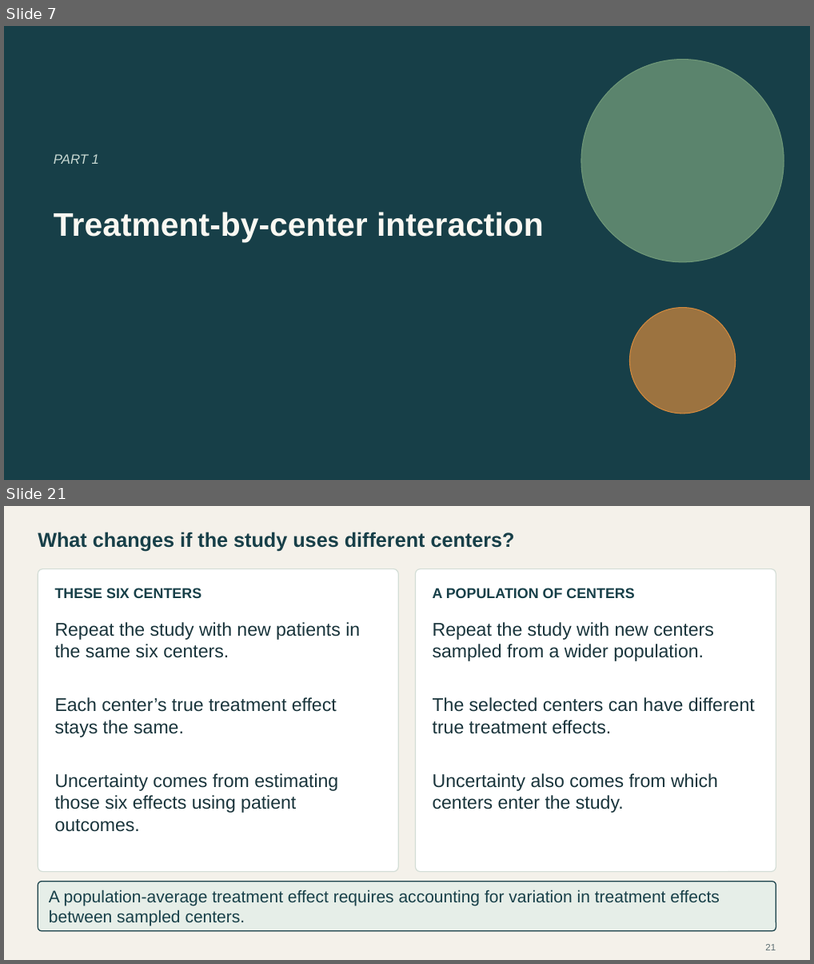
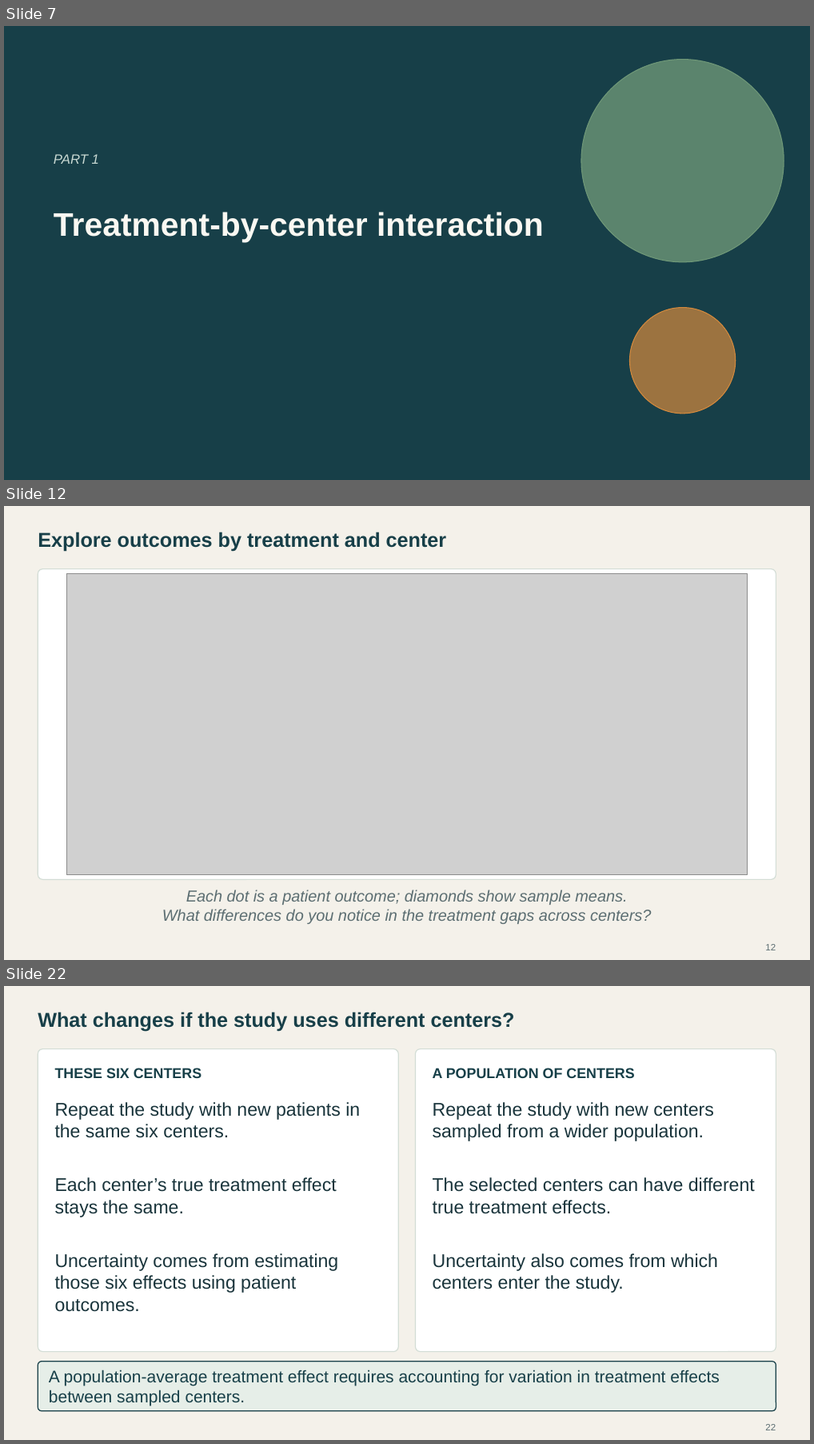
Before and after one commit to Postmus/BeyondMLR, a slide deck: lectures_2627/week2/Beyond_MLR_Week_2.pptx. Shown one above the other, each under a label of ours: slides 7 and 21 before the commit, slides 7, 12 and 22 after it; the slides between them are not shown. The pictures are 814x964 and 814x1444 pixels, drawn with LibreOffice and Linux fonts; fonts in the diff are those of the drawing; grey boxes stand for pictures. Boxes give left, top, right and bottom in pixels: in the first picture for what was removed or moved away, otherwise in the second. Text is boxed around its words. In the diff, an @@ line names an element or a change of style, - is before the commit and + after.

```diff
--- a/lectures_2627/week2/Beyond_MLR_Week_2.pptx
+++ b/lectures_2627/week2/Beyond_MLR_Week_2.pptx
@@ slide 12 added at bbox=[4, 506, 810, 960], background #F4F1EA @@
@@ text added at bbox=[38, 532, 447, 552], 24 pt, text #173F48, bold @@
+Explore outcomes by treatment and center
@@ rounded rectangle added at bbox=[38, 569, 777, 880], fill #FFFFFF, outline #D3DDD6 1.1 pt @@
@@ picture added at bbox=[67, 574, 747, 875] @@
@@ text added at bbox=[162, 889, 651, 924], 19 pt, text #5C6E72, italic @@
+Each dot is a patient outcome; diamonds show sample means.
+What differences do you notice in the treatment gaps across centers?
@@ page number added at bbox=[766, 944, 776, 950], 11 pt, text #5C6E72 @@
+12
@@ what was slide 21 is now slide 22 @@
@@ page number at bbox=[766, 1424, 776, 1430]: text changed @@
-21
+22
```
Also in this commit, not shown: 2 slides changed, 12 other slides added, 12 slides removed, 32 other files.
